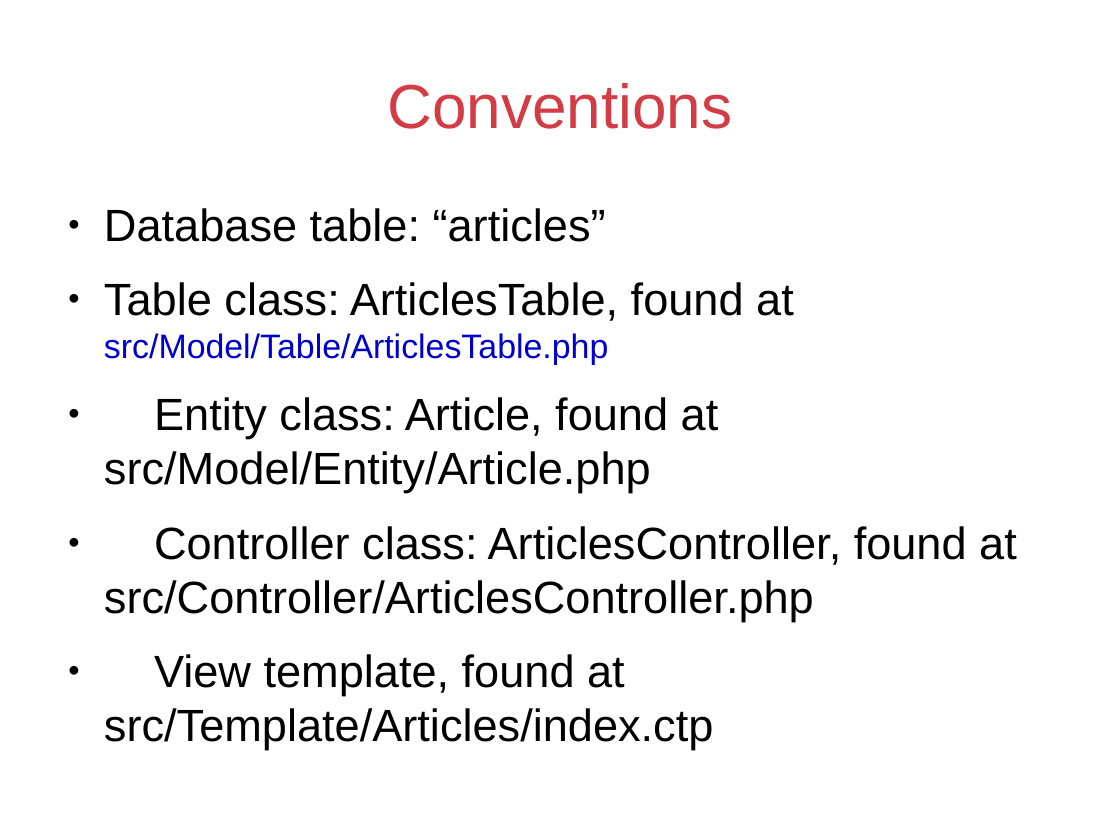
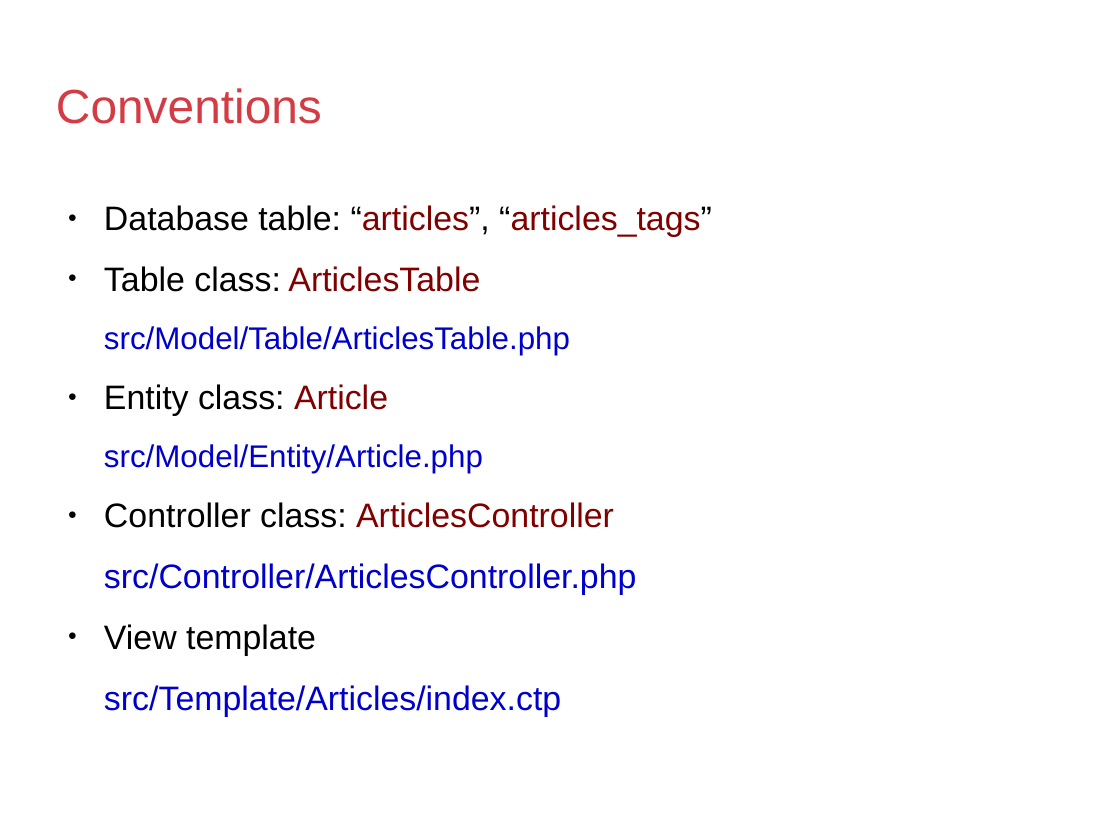
Before and after one commit to ziyed/CakePHP3.5-Session, a slide deck: slide 7 of cakephp3.5.odp. Drawn at 1120x840 pixels with LibreOffice and Linux fonts; fonts in the diff are those of the drawing; background and template pictures are left out. Boxes give left, top, right and bottom in pixels: in the first picture for what was removed or moved away, otherwise in the second. Text is boxed around its words. In the diff, an @@ line names an element or a change of style, - is before the commit and + after.

Commit message:
Added PPT file

```diff
--- a/cakephp3.5.odp
+++ b/cakephp3.5.odp
@@ title "Conventions" moved from (x1=387, y1=83, x2=732, y2=129) to (x1=56, y1=88, x2=322, y2=124) @@
@@ title "Conventions" at (x1=56, y1=88, x2=322, y2=124): size 44 to 33.9 pt; alignment centre to left @@
@@ text at (x1=104, y1=205, x2=712, y2=716): text changed; size 32 to 24.1 pt; text colour #000000 to #0000CC @@
-● Database table: “articles”
-● Table class: ArticlesTable, found at src/Model/Table/ArticlesTable.php
-● Entity class: Article, found at src/Model/Entity/Article.php
-● Controller class: ArticlesController, found at src/Controller/ArticlesController.php
-● View template, found at src/Template/Articles/index.ctp
+● Database table: “articles”, “articles_tags”
+● Table class: ArticlesTable
+src/Model/Table/ArticlesTable.php
+● Entity class: Article
+src/Model/Entity/Article.php
+● Controller class: ArticlesController
+src/Controller/ArticlesController.php
+● View template
+src/Template/Articles/index.ctp
```
Also in this commit, not shown: 6 other slides changed, 2 slides added, 11 other files.
